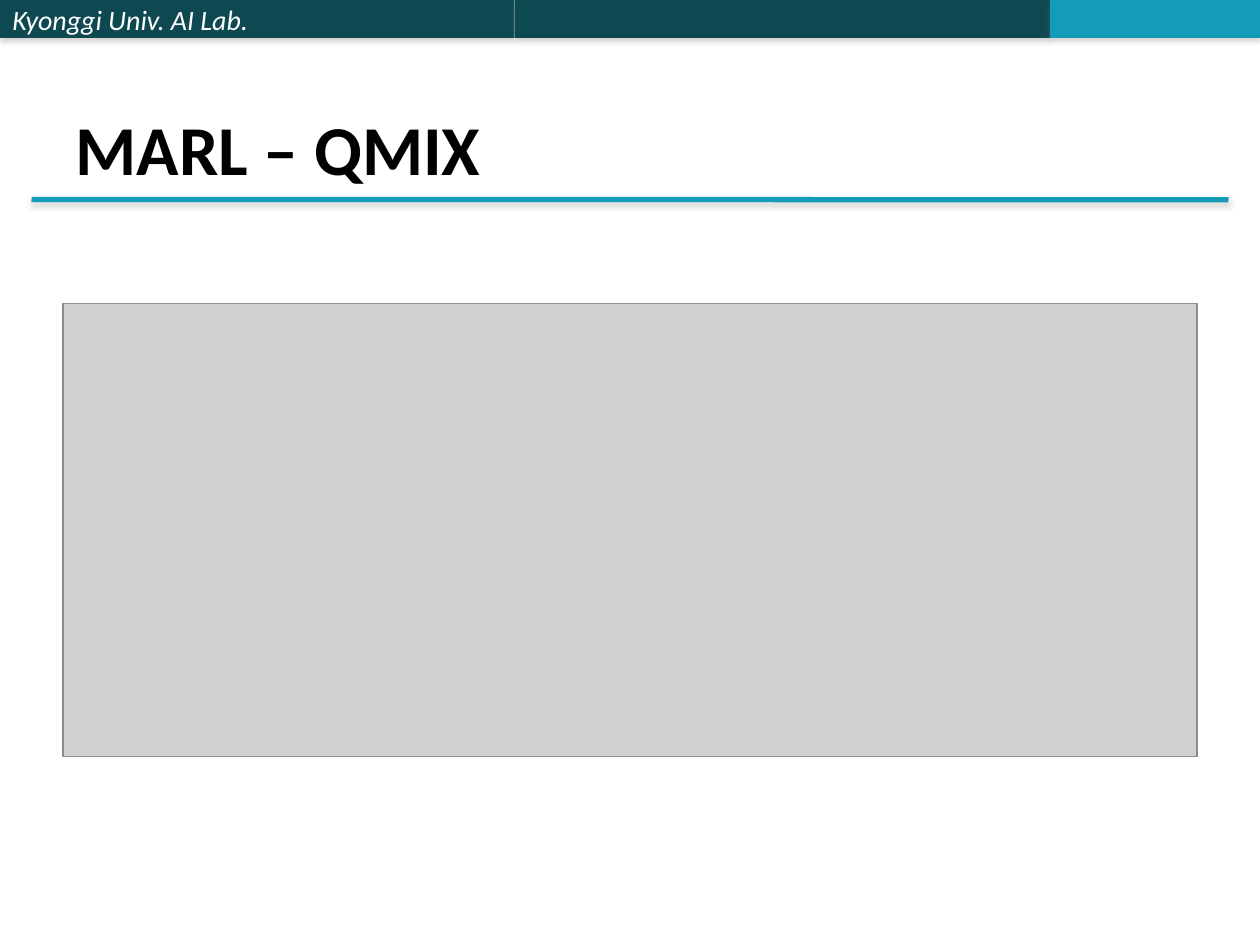
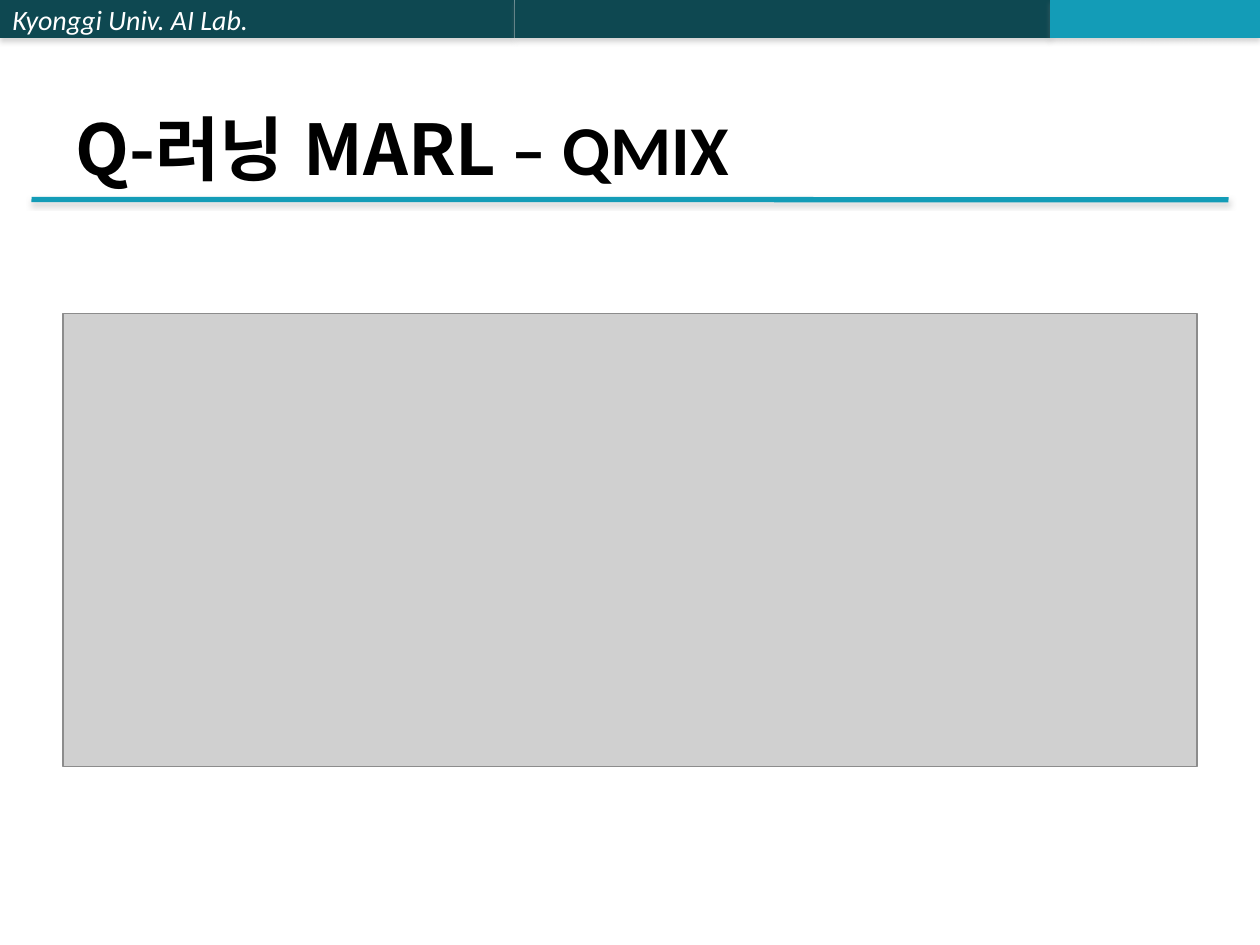
Before and after one commit to jk96491/PapersSeminar, a slide deck: slide 6 of Multi_Agent/ETC/PPTX/MARL 알고리즘 비교 분석.pptx (slide 15 before the commit). Drawn at 1260x945 pixels with LibreOffice and Linux fonts; fonts in the diff are those of the drawing; grey boxes stand for pictures. Boxes give left, top, right and bottom in pixels: in the first picture for what was removed or moved away, otherwise in the second. Text is boxed around its words. In the diff, an @@ line names an element or a change of style, - is before the commit and + after.

```diff
--- a/Multi_Agent/ETC/PPTX/MARL 알고리즘 비교 분석.pptx
+++ b/Multi_Agent/ETC/PPTX/MARL 알고리즘 비교 분석.pptx
@@ title at bbox=[76, 116, 729, 189]: text changed; font Calibri to Noto Sans CJK KR @@
-MARL – QMIX
+Q-러닝 MARL – QMIX
@@ picture: place and size @@
-picture at bbox=[63, 304, 1197, 756]
+picture at bbox=[63, 314, 1197, 766]
```
Also in this commit, not shown: 7 other slides changed, 6 slides added, 6 slides removed.
